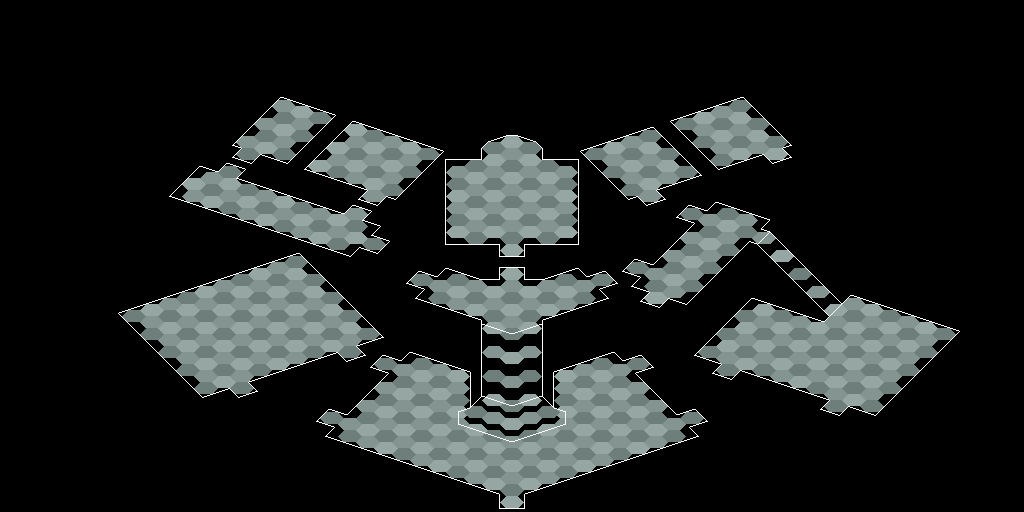
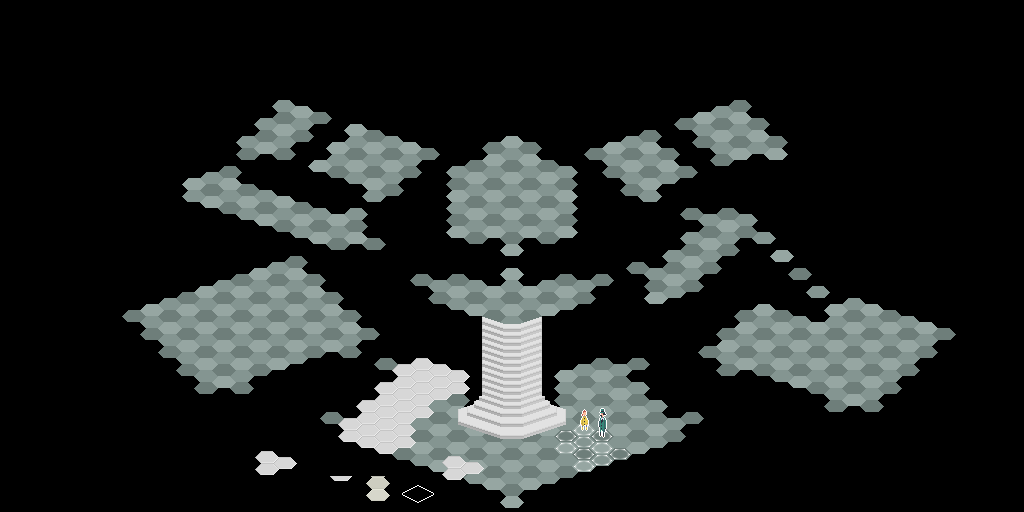
Revision of a layered 1024 × 512 image; what changed, layer by layer:
showed "Character 4" over (x1=598, y1=408, x2=607, y2=438)
showed "Character 2" over (x1=580, y1=409, x2=589, y2=431)
hid "Lines", moved it above "Copie de Calque" over (x1=118, y1=97, x2=960, y2=509)
added layer "Copie de Calque" above "Calque" over (x1=458, y1=317, x2=566, y2=439)
added layer "Calque" above "Cursor" over (x1=255, y1=358, x2=484, y2=503)
showed "Cursor" over (x1=556, y1=425, x2=630, y2=471)
